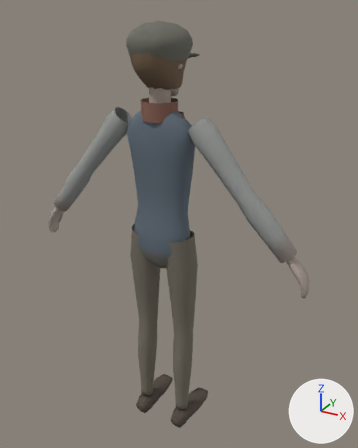
An edit to the glTF model assets/models/characters/spook.glb, drawn before and after from the same camera.
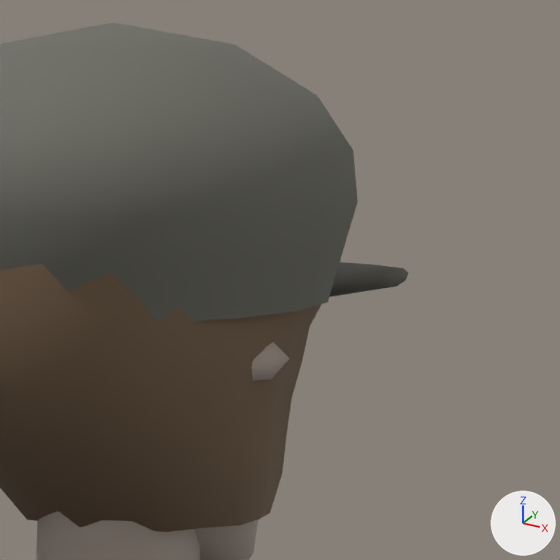
There are two pictures of each version: one whole from a camera (50 mm lens) standing at (0.958, -1.604, 1.83) and looking at (0.023, 0.096, 0.98), one close up on the part from 40% to 62% of the width and 4% to 21% of the height. Arrows for +X, +Y and +Z are at lower right; the lights stay in place. The first two pictures are the older version. Vertices at exactly the same position are counted once.

The first close-up shows 'Spook'.
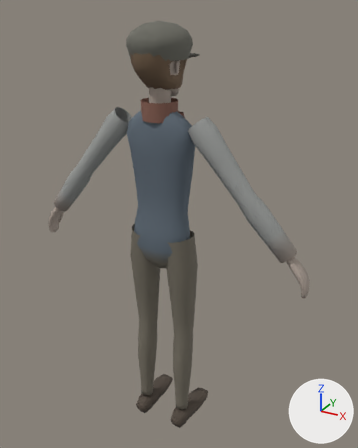
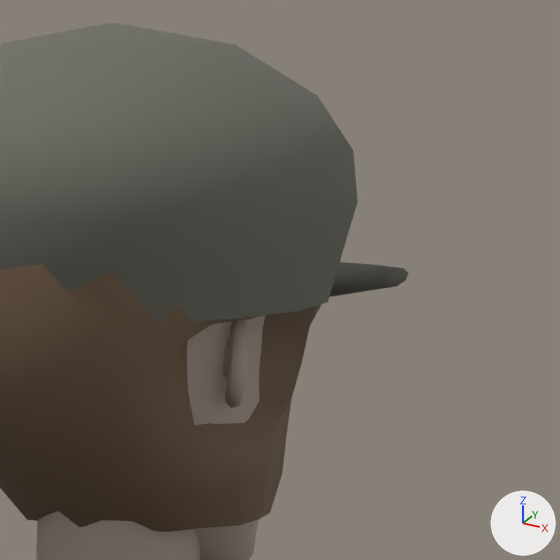
Where the change shows, as pixel boxes (x1, y1, x2, y2) in the close-ups (560 x 560 px):
part 1 of me_spook, cut back
    both: (176, 306, 315, 456)

Patch to the scene script:
```diff
--- a/assets/models/characters/spook.glb.py
+++ b/assets/models/characters/spook.glb.py
@@ me_spook @@
 # used by ob_spook; location = (0.0, 0.0, 0.0)
-me_spook.from_pydata(...)  # 2393 vertices, 4440 faces; spans x -0.62..0.62, y -0.13..0.21, z 0.0..1.78
+me_spook.from_pydata(...)  # 2471 vertices, 4596 faces; spans x -0.62..0.62, y -0.13..0.21, z 0.0..1.78
+# me_spook part 1
+# 15 vertices are removed from x -0.1..0.1, y -0.04..0.0, z 1.63..1.65
+# 36 faces are deleted
+# 15 vertices move from x -0.09..0.09, y -0.04..0.0, z 1.61..1.65 to x -0.08..0.08, y -0.03..0.0, z 1.61..1.65
+# 93 vertices are added at x -0.09..0.09, y -0.03..0.0, z 1.61..1.66
+# 192 new faces join them
 me_spook.materials.append(mat_cloth)
```
